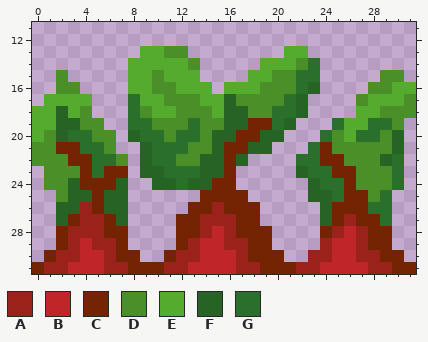
Pixel-art sprite -- textures/blocks/beetroots_stage_3.png. The picture above was drawn from the file before the commit.
The file is 32x32 pixels. Shown: x 0..31, y 11..31.
Palette (. is transparent): A #9b221a  B #bf2529  C #742303  D #4a8f28  E #55ab2d  F #266325  G #2b702a
Pixels before, first column x 0:
13 .........EEDD........EE.........
14 ........EEEEED.....EEEDG........
15 ..D.....EEDEEE....EEDDGG.....DD.
16 ..DD....EEDDEEE.EEEDDDGF....DDEE
17 .EEEE...GEEDDDEEFDDDDGF....DEEED
18 EEFED...GDEEDDDEFFDDGGF....EEDDD
19 EEFFDD..GGDDDGDDFFCCGF...GEEGGD.
20 EDFGGDD.FGGDGGDFFCCFF...GDEGGDF.
21 DDCCGGD..FGGGDDFCCFF...GCDDDDDF.
22 DDDCCGGD.FGGDDFFCF....GGCCDDDFG.
23 .DDDCGCC.FFGGGFFC.....FGGCCDDDG.
24 .DDFCCCF..FFGFFCC......FGGCDDDG.
25 ..DFFCFF......CCCC.....FFGCCDG..
26 ..FFACFF.....CCACCC.....FCCCGG..
27 ..FCAACF....CCAAACC.....FCACCG..
28 ..CAAACC....CCABACCC....CABACC..
29 ..CABAAC....CABBAACC....ABBACC..
30 .CAABBACC..CAABBBACCC..AABBAACC.
31 CAABBBAACCCAABBBBAACCCAABBBBAACC
The result:
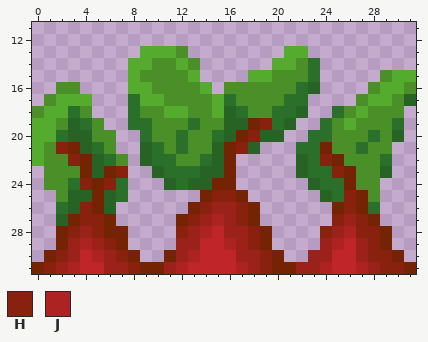
Colours new in this view: H #88220f  J #ac2321
Edits made:
The author changed colour C to colour A in row 26 at x 16; in row 28 at x 13 and 17; in row 29 at x 12; in row 30 at x 18.
Colour D now appears in row 18 at x 26.
The author changed colour E to colour D in row 14 at x 10 to 11; in row 15 at x 9 and 11 to 12; in row 16 at x 12 to 13, 16 to 18 and 31; in row 17 at x 1, 14 and 30; in row 18 at x 0, 10 and 28; in row 19 at x 27.
The author changed colour E to colour D in row 20 at x 26.
The author changed colour F to colour D in row 19 at x 2.
The author changed colour G to colour D in row 15 at x 22; in row 19 at x 25 and 28 to 29; in row 20 at x 10, 13 and 27; in row 21 at x 11.
Colour E now appears in row 15 at x 31.
The author changed colour D to colour E in row 13 at x 11; in row 15 at x 30; in row 16 at x 29; in row 18 at x 12; in row 20 at x 1; in rows 21 to 22 at x 0.
The author changed colour F to colour E in row 18 at x 2.
The author changed colour D to colour F in row 17 at x 31; in row 23 at x 29.
The author changed colour G to colour F in row 20 at x 3 to 4; in row 21 at x 4; in row 22 at x 5 and 22; in row 23 at x 5.
Colour G now appears in row 18 at x 25; in row 19 at x 24; in row 20 at x 23; in row 21 at x 22.
The author changed colour D to colour G in row 19 at x 4 and 30; in row 21 at x 27.
The author changed colour E to colour G in row 18 at x 3.
The author changed colour F to colour G in row 17 at x 16 and 22; in row 18 at x 17; in row 20 at x 2 and 15; in row 22 at x 14 and 29; in row 24 at x 3 and 7; in row 25 at x 7.
The author changed colour F to colour G in row 26 at x 2.
The author changed colour A to colour H in row 26 at x 4; in row 27 at x 4 to 5; in row 28 at x 3, 5 and 27; in row 29 at x 6; in row 30 at x 2 and 28; in row 31 at x 1 and 29.
The author changed colour C to colour H in row 19 at x 19; in row 20 at x 18; in row 21 at x 2 and 17; in row 22 at x 3 and 24; in row 23 at x 7 and 25; in row 24 at x 4 and 6.
The author changed colour C to colour H in row 25 at x 15 to 16 and 26; in row 26 at x 14, 17 and 26; in row 27 at x 13, 17, 25 and 27; in row 28 at x 12, 18, 24 and 28; in row 29 at x 18 and 28; in row 30 at x 7, 19 and 29.
The author changed colour C to colour H in row 31 at x 8, 19 and 30.
The author changed colour A to colour J in row 27 at x 15; in row 28 at x 14; in row 29 at x 16; in row 30 at x 13; in row 31 at x 12 and 17.
The author changed colour B to colour J in row 28 at x 26; in row 29 at x 4 and 25; in row 30 at x 5; in row 31 at x 3, 24 and 27.
Colour D is gone in row 15 at x 2; in row 18 at x 31; in row 24 at x 29.
Colour E is gone in row 14 at x 19.
Colour F is gone in row 20 at x 8; in row 21 at x 19 and 30; in row 22 at x 17; in row 23 at x 9; in row 24 at x 10; in row 25 at x 23.
Colour F is gone in rows 26 to 27 at x 7 and 24.
Colour G is gone in rows 22 to 24 at x 30; in rows 25 to 27 at x 29.
